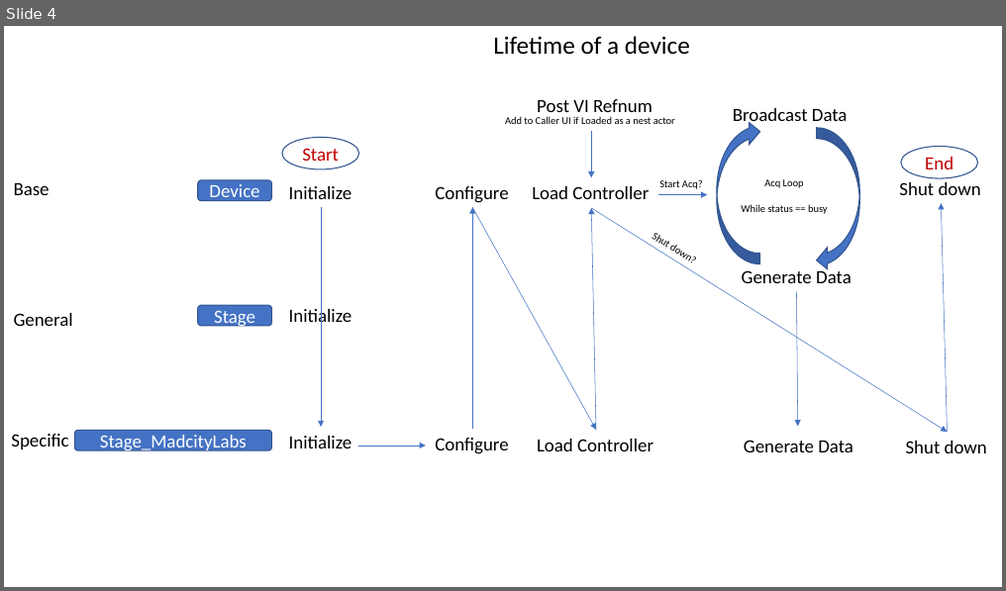
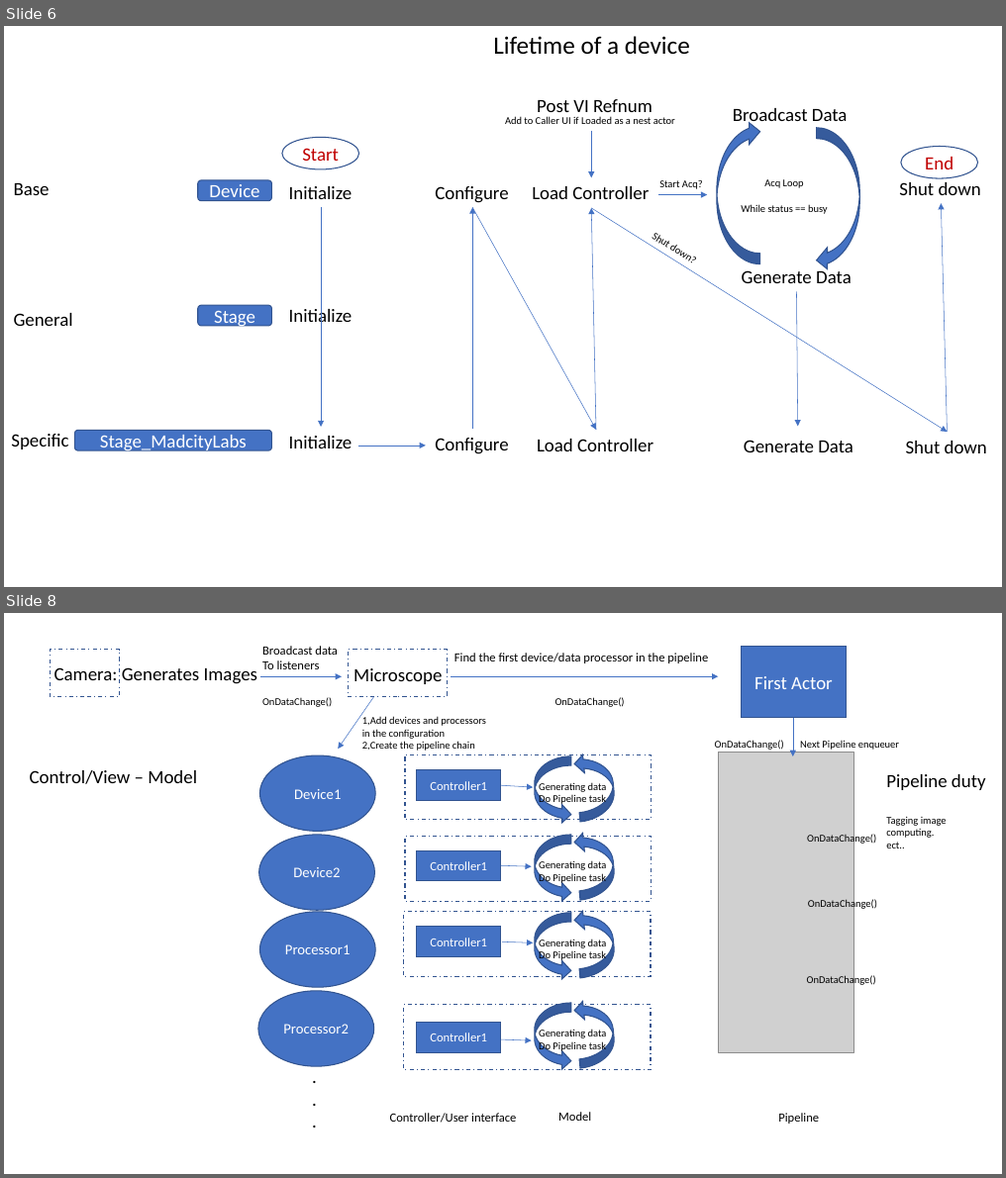
Before and after one commit to erisir/MMicroscopy, a slide deck: Document.pptx. Shown one above the other, each under a label of ours: slide 4 before the commit, slides 6 and 8 after it; the slides between them are not shown. The pictures are 1006x591 and 1006x1178 pixels, drawn with LibreOffice and Linux fonts; fonts in the diff are those of the drawing; grey boxes stand for pictures. Boxes give left, top, right and bottom in pixels: in the first picture for what was removed or moved away, otherwise in the second. Text is boxed around its words. In the diff, an @@ line names an element or a change of style, - is before the commit and + after.

```diff
--- a/Document.pptx
+++ b/Document.pptx
@@ slide 8 added at (4, 613, 1002, 1174), background #FFFFFF @@
@@ rectangle added at (50, 650, 119, 697), outline #325491 1 pt dashed @@
@@ text added at (54, 667, 257, 684), 18 pt, text #000000 @@
+Camera: Generates Images
@@ text added at (262, 646, 338, 669), 12 pt, text #000000 @@
+Broadcast data
+To listeners
@@ rectangle added at (348, 650, 448, 697), outline #325491 1 pt dashed @@
@@ text added at (353, 668, 442, 684), 18 pt, text #000000 @@
+Microscope
@@ text added at (454, 653, 708, 663), 12 pt, text #000000 @@
+Find the first device/data processor in the pipeline
@@ rectangle added at (742, 646, 846, 717), fill #4472C4, outline #325491 1 pt, 18 pt, text #FFFFFF @@
+First Actor
@@ arrow added from (260, 676) to (342, 676), #4472C4 0.5 pt @@
@@ text added at (262, 697, 332, 707), 10 pt, text #000000 @@
+OnDataChange()
@@ arrow added from (374, 697) to (338, 750), #4472C4 0.5 pt @@
@@ arrow added from (450, 676) to (718, 676), #4472C4 0.5 pt @@
@@ text added at (555, 697, 625, 707), 10 pt, text #000000 @@
+OnDataChange()
@@ text added at (362, 716, 485, 751), 10 pt, text #000000 @@
+1,Add devices and processors
+in the configuration
+2,Create the pipeline chain
@@ arrow added from (793, 718) to (793, 757), #4472C4 0.5 pt @@
@@ ellipse added at (260, 756, 376, 832), fill #4472C4, outline #325491 1 pt, 14 pt, text #FFFFFF @@
+Device1
@@ text added at (715, 740, 784, 750), 10 pt, text #000000 @@
+OnDataChange()
@@ picture added at (718, 753, 853, 1054) @@
@@ text added at (800, 741, 899, 750), 10 pt, text #000000 @@
+Next Pipeline enqueuer
@@ text added at (30, 770, 197, 784), 18 pt, text #000000 @@
+Control/View – Model
@@ text added at (886, 774, 986, 849), 10 pt, text #000000 @@
+Pipeline duty
+Tagging image
+computing.
+ect..
@@ ellipse added at (259, 835, 375, 910), fill #4472C4, outline #325491 1 pt, 14 pt, text #FFFFFF @@
+Device2
@@ text added at (807, 834, 876, 846), 10 pt, text #000000 @@
+OnDataChange()
@@ text added at (808, 899, 877, 911), 10 pt, text #000000 @@
+OnDataChange()
@@ ellipse added at (260, 912, 376, 987), fill #4472C4, outline #325491 1 pt, 14 pt, text #FFFFFF @@
+Processor1
@@ ellipse added at (258, 991, 374, 1066), fill #4472C4, outline #325491 1 pt, 14 pt, text #FFFFFF @@
+Processor2
@@ text added at (807, 975, 876, 987), 10 pt, text #000000 @@
+OnDataChange()
@@ group added at (404, 752, 650, 1070): 8 curved right arrows, 8 rectangles, 4 texts, 4 arrows @@
+Generating data
+Do Pipeline task
+Generating data
+Do Pipeline task
+Generating data
+Do Pipeline task
+Generating data
+Do Pipeline task
+Controller1
+Controller1
+Controller1
+Controller1
@@ text added at (305, 1061, 325, 1137), 18 pt, text #000000 @@
+.
+.
+.
@@ text added at (390, 1113, 516, 1123), 12 pt, text #000000 @@
+Controller/User interface
@@ text added at (558, 1112, 591, 1121), 12 pt, text #000000 @@
+Model
@@ text added at (778, 1113, 819, 1124), 12 pt, text #000000 @@
+Pipeline
@@ what was slide 4 is now slide 6 @@
```
Also in this commit, not shown: 1 slide changed, 1 other slide added.
